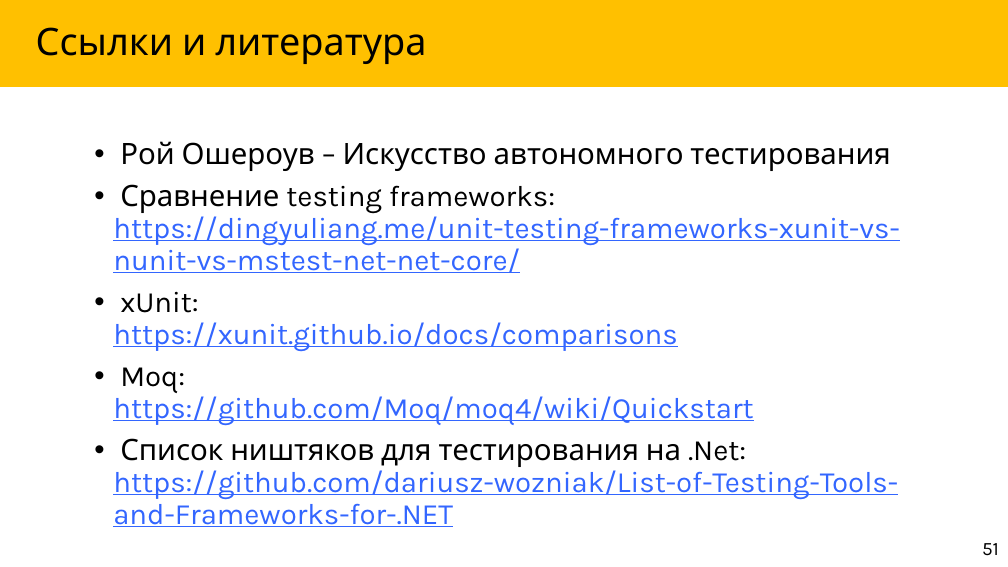
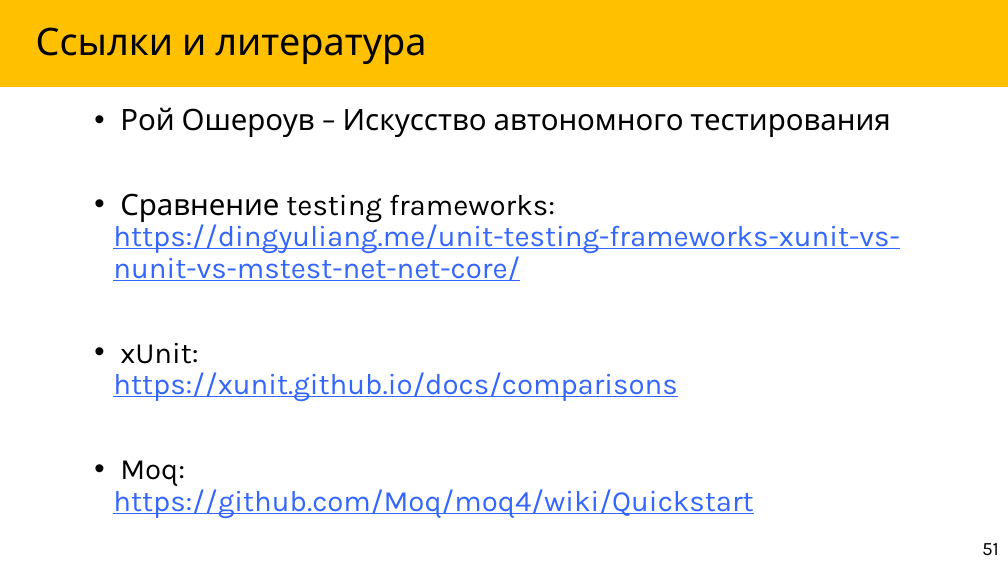
Before and after one commit to Markeli/BugsStrikesBack, a slide deck: slide 51 of docs/Markelow.UnitTests.pptx. Drawn at 1008x567 pixels with LibreOffice and Linux fonts; fonts in the diff are those of the drawing. Boxes give left, top, right and bottom in pixels: in the first picture for what was removed or moved away, otherwise in the second. Text is boxed around its words. In the diff, an @@ line names an element or a change of style, - is before the commit and + after.

```diff
--- a/docs/Markelow.UnitTests.pptx
+++ b/docs/Markelow.UnitTests.pptx
@@ text "Рой Ошероув – Искусство автономного ...": place and size @@
-text "Рой Ошероув – Искусство автономного ..." at [113,141,899,527]
+text "Рой Ошероув – Искусство автономного ..." at [113,107,899,518]
@@ text at [113,438,898,527]: paragraph removed @@
-• Список ништяков для тестирования на .Net:
-  https://github.com/dariusz-wozniak/List-of-Testing-Tools-and-Frameworks-for-.NET
```
Also in this commit, not shown: 1 other slide changed, 1 slide added, 9 other files.
